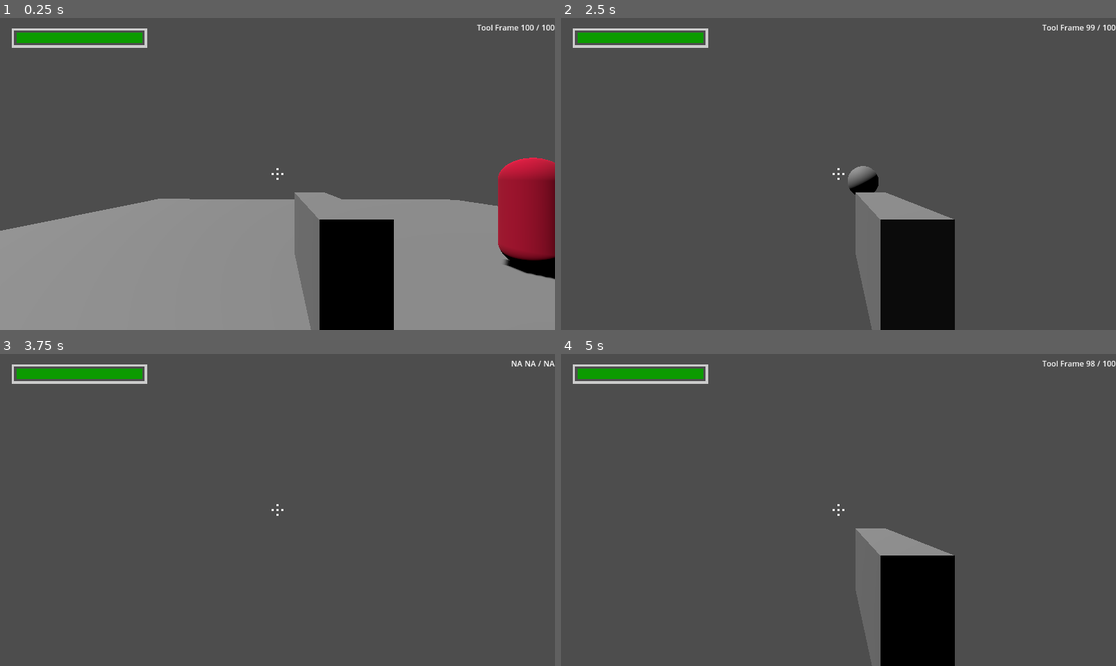
Above: before the commit, frames 1-4 (two rows, left to right).
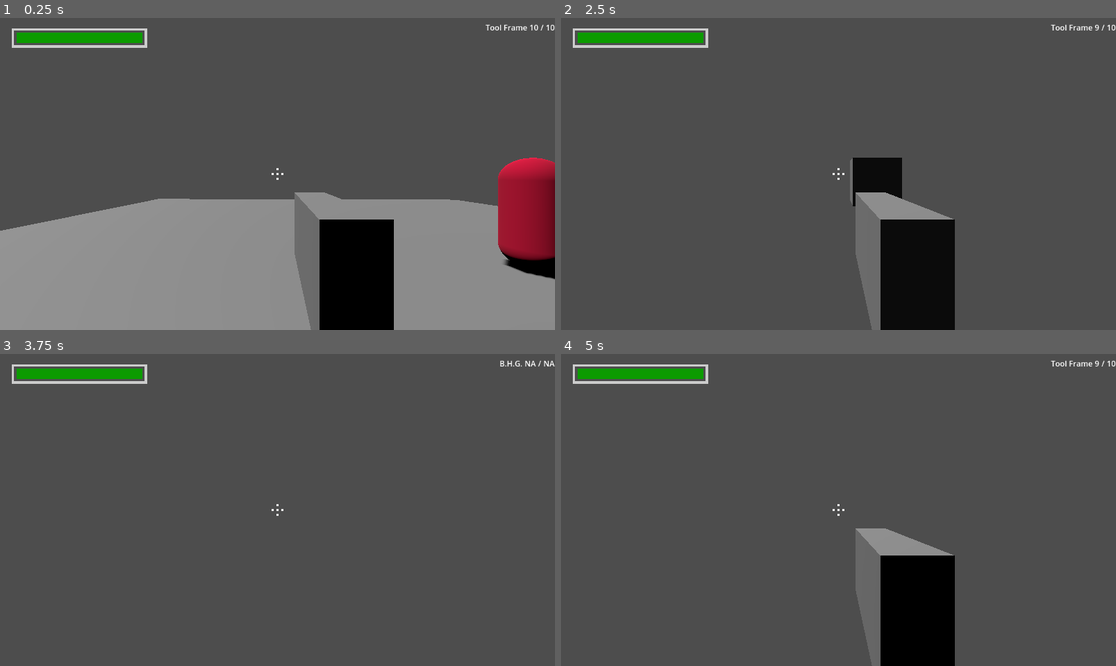
Above: after the commit, the same moments.

Repository: HarryLBonGithub/Harrys-Godot-Tools
Game: Godot game, scene res://Testing Rooms/testing_room_alpha.tscn
Two runs of this game, one before a commit and one after it. Both use one fixed random seed, a clock stepped at 60 frames per second and the inputs below. The project has no main scene, so this scene is started directly.
Inputs (mouse positions are in pixels of both pictures, inside the frame that each line leads up to):
- Up to frame 1 (0.25 s): no input
- Up to frame 2 (2.5 s): tap Enter at 0.5 s; move the mouse to (866, 174) at 0.52 s; hold W (move_forward) from 0.53 s (still down); tap Mouse wheel down (scroll_down) at 0.6, 2.3 s; tap Space (jump) at 0.77, 1.52 s; tap Mouse wheel up (scroll_up) at 0.8, 1.35 s; move the mouse to (810, 174) at 1.27 s; click (810, 174) at 1.55 s; move the mouse to (849, 167) at 2.02 s; press the mouse at (849, 167) at 2.03 s
- Up to frame 3 (3.75 s): keep holding W (move_forward); move the mouse to (271, 516) at 2.77 s; release the mouse at (271, 516) at 2.78 s; tap Ctrl (crouch) at 2.85 s; tap Space (jump) at 3.02 s; tap Mouse wheel up (scroll_up) at 3.05 s; move the mouse to (316, 513) at 3.52 s; press the mouse at (316, 513) at 3.53 s; tap F (flashlight) at 3.6 s
- Up to frame 4 (5 s): keep holding W (move_forward); tap Space (jump) at 3.77, 4.25, 4.52 s; move the mouse to (794, 506) at 4.27 s; release the mouse at (794, 506) at 4.28 s; tap E (interact) at 4.35 s; tap Mouse wheel down (scroll_down) at 4.55 s

The runs differ from the first frame. In frame 1, 0.2% of the frame differs, in the area x 85-100%, y 2-5%; in frame 2, 1.1%, in the area x 51-100%, y 2-61%; in frame 3, less than 0.1%; in frame 4, 0.1%.

Commit message:
add sound options to tool frame node

Diff:
--- a/Organizers/Hand/hand.gd
+++ b/Organizers/Hand/hand.gd
@@ -35,13 +35,14 @@
 func updateUI():
 	if !ammoUI:
 		return
+	ammoUI.toolName.text = str(belt[activeTool].toolName)
 	if !belt[activeTool].has_node("Ammo"):
-		ammoUI.toolName.text = "NA"
+
 		ammoUI.max.text = "NA"
 		ammoUI.current.text = "NA"
 		return
 
-	ammoUI.toolName.text = str(belt[activeTool].toolName)
+
 
 	var toolAmmo = belt[activeTool].find_child("Ammo")
 
--- a/Props/Handhelds/Basic Hitscan Gun/HitscanGunBasic.gd
+++ b/Props/Handhelds/Basic Hitscan Gun/HitscanGunBasic.gd
@@ -7,6 +7,7 @@
 
 var active = true
 
+var toolName = "B.H.G."
 
 func _process(delta):
 
--- a/Props/Handhelds/Tool Frame/tool_frame.gd
+++ b/Props/Handhelds/Tool Frame/tool_frame.gd
@@ -6,6 +6,9 @@
 @export var ammoNode : Ammo
 @export var ammoUI : AmmoTracker
 @export var fireRate : Timer
+@export var useSound : AudioStreamPlayer3D
+@export var emptySound : AudioStreamPlayer3D
+@export var reloadSound : AudioStreamPlayer3D
 
 @export var active = true
 
@@ -36,13 +39,16 @@
 		if ammoNode:
 			if ammoNode.currentAmmo <=0:
 				dryFire()
+				readyToFire = false
 				return
 			else:
 				ammoNode.currentAmmo -= 1
 
-		if Input.is_action_pressed("use_tool"):
-			actionTool.use()
-			readyToFire = false
+		actionTool.use()
+		readyToFire = false
+
+		if useSound:
+			useSound.play()
 
 		if fireRate:
 			fireRate.one_shot = true
@@ -60,4 +66,6 @@
 		readyToFire = true
 
 func dryFire():
+	if emptySound and readyToFire:
+		emptySound.play()
 	return
--- a/Props/Handhelds/Tool Frame/tool_frame.tscn
+++ b/Props/Handhelds/Tool Frame/tool_frame.tscn
@@ -1,30 +1,37 @@
-[gd_scene load_steps=6 format=3 uid="uid://d3bu2prcof0ca"]
+[gd_scene load_steps=9 format=3 uid="uid://d3bu2prcof0ca"]
 
 [ext_resource type="Script" path="res://Props/Handhelds/Tool Frame/tool_frame.gd" id="1_0pe6u"]
 [ext_resource type="PackedScene" uid="uid://dim0l6a2xqttt" path="res://Props/Handhelds/Projectile Launcher/projectile_launcher.tscn" id="2_egnec"]
-[ext_resource type="PackedScene" uid="uid://c1h1nawfw1pbb" path="res://Props/Projectiles/projectile.tscn" id="3_o8ku1"]
+[ext_resource type="PackedScene" uid="uid://b2aexqm1egw0n" path="res://Props/Projectiles/Bullet Projectile/bullet_projectile.tscn" id="3_2xxni"]
 [ext_resource type="PackedScene" uid="uid://cvc7fwcb2lppn" path="res://Properties/Ammo/ammo.tscn" id="4_6fl7y"]
+[ext_resource type="AudioStream" uid="uid://carpdnyb0mhex" path="res://Filler Assets/Blaster Error.wav" id="4_acvud"]
+[ext_resource type="AudioStream" uid="uid://dxamylo73r2t5" path="res://Filler Assets/Blaster Fire 2 Clipped.wav" id="5_261ve"]
+[ext_resource type="AudioStream" uid="uid://u8wcusk5mosr" path="res://Filler Assets/Blaster Reload.wav" id="6_kdmb2"]
 
 [sub_resource type="BoxMesh" id="BoxMesh_ct0jp"]
 size = Vector3(0.25, 0.5, 1)
 
-[node name="ToolFrame" type="Node3D" node_paths=PackedStringArray("actionTool", "ammoNode", "fireRate")]
+[node name="ToolFrame" type="Node3D" node_paths=PackedStringArray("actionTool", "ammoNode", "useSound", "emptySound", "reloadSound")]
 script = ExtResource("1_0pe6u")
 actionTool = NodePath("ProjectileLauncher")
 ammoNode = NodePath("Ammo")
-fireRate = NodePath("Timer")
+useSound = NodePath("blast")
+emptySound = NodePath("empty")
+reloadSound = NodePath("reload")
 
 [node name="MeshInstance3D" type="MeshInstance3D" parent="."]
 mesh = SubResource("BoxMesh_ct0jp")
 
 [node name="ProjectileLauncher" parent="." instance=ExtResource("2_egnec")]
-transform = Transform3D(1, 0, 0, 0, 1, 0, 0, 0, 1, 0, 0, -0.978298)
-projectile = ExtResource("3_o8ku1")
+projectile = ExtResource("3_2xxni")
+
+[node name="empty" type="AudioStreamPlayer3D" parent="."]
+stream = ExtResource("4_acvud")
+
+[node name="blast" type="AudioStreamPlayer3D" parent="."]
+stream = ExtResource("5_261ve")
+
+[node name="reload" type="AudioStreamPlayer3D" parent="."]
+stream = ExtResource("6_kdmb2")
 
 [node name="Ammo" parent="." instance=ExtResource("4_6fl7y")]
-maxAmmo = 100
-currentAmmo = 100
-
-[node name="Timer" type="Timer" parent="."]
-wait_time = 0.25
-one_shot = true
Not shown, added: Filler Assets/Blaster Error.wav.import
Not shown, added: Filler Assets/Blaster Fire 2 Clipped.wav.import
Not shown, added: Filler Assets/Blaster Reload.wav.import
Not shown, added: Filler Assets/Blaster Error.wav
Not shown, added: Filler Assets/Blaster Fire 2 Clipped.wav
Not shown, added: Filler Assets/Blaster Reload.wav
